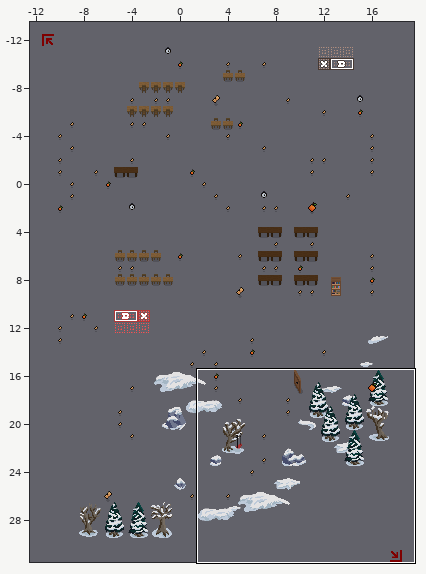
Two states of a Tiled map, schoolBoyBattle/Resources/debugTerrain.tmx. Above: a wide view before the commit, with the close-up outlined.
Close-up. Old version:
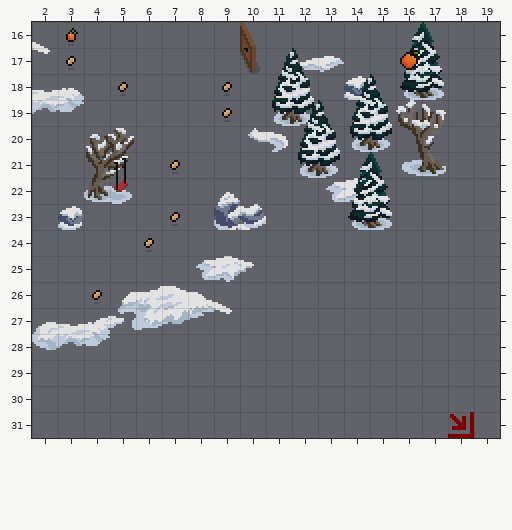
Cells are 13x13 px. Shown: x 2..19, y 16..31. The commit also changed other parts of the map, which this record leaves out. Not drawn, because the pictures are missing: unchanged layer "0-base".
And afterwards:
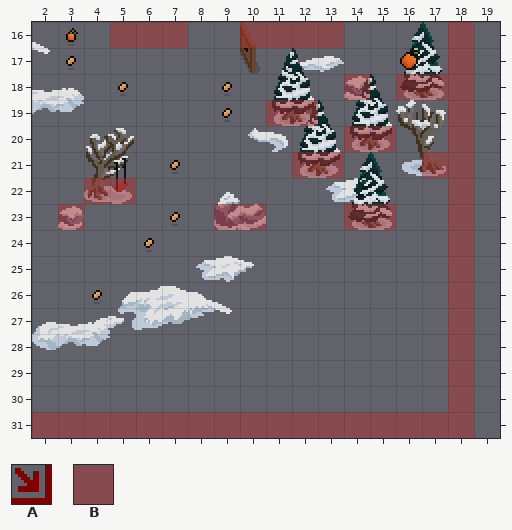
Key: from "config": A 3 "scene-rect-bottom-right", B 5 "collision".
_ is an empty cell.
Tiles of an added or newly shown layer are drawn over the layers below it.
See-through tiles are keyed as they look on the map.
From old to new:
Layer "4-collision" (now shown):
y 16: x 5..7 ___ -> BBB; x 10..13 ____ -> BBBB; x 18 _ -> B
y 17: x 18 _ -> B
y 18: x 14 _ -> B; x 16..18 ___ -> BBB
y 19: x 11..12 __ -> BB; x 18 _ -> B
y 20: x 14..15 __ -> BB; x 18 _ -> B
y 21: x 12..13 __ -> BB; x 17..18 __ -> BB
y 22: x 4..5 __ -> BB; x 18 _ -> B
y 23: x 3 _ -> B; x 9..10 __ -> BB; x 14..15 __ -> BB; x 18 _ -> B
y 24..30: x 18 _ -> B
y 31: x 2..18 _________________ -> BBBBBBBBBBBBBBBBB
Layer "5-config" (now hidden):
y 31: x 18 A -> _
Pixel boxes of the changes (left, top, right, bottom) in both close-ups:
changed: (32, 22, 474, 438)
